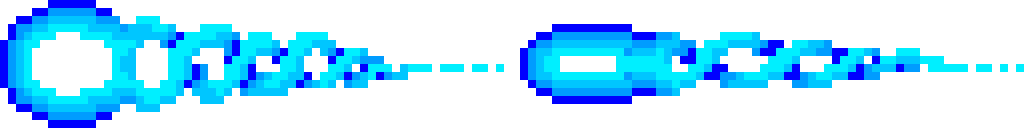
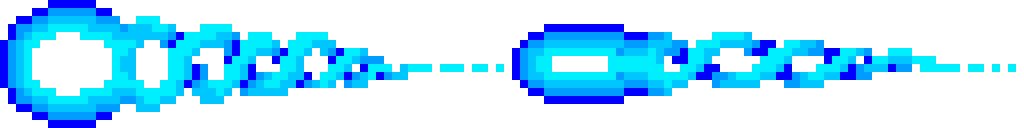
Comparing the layer stacks of the two 1024×128 images. Changes:
painted on "Capa 1" over [512, 24, 1024, 104]
